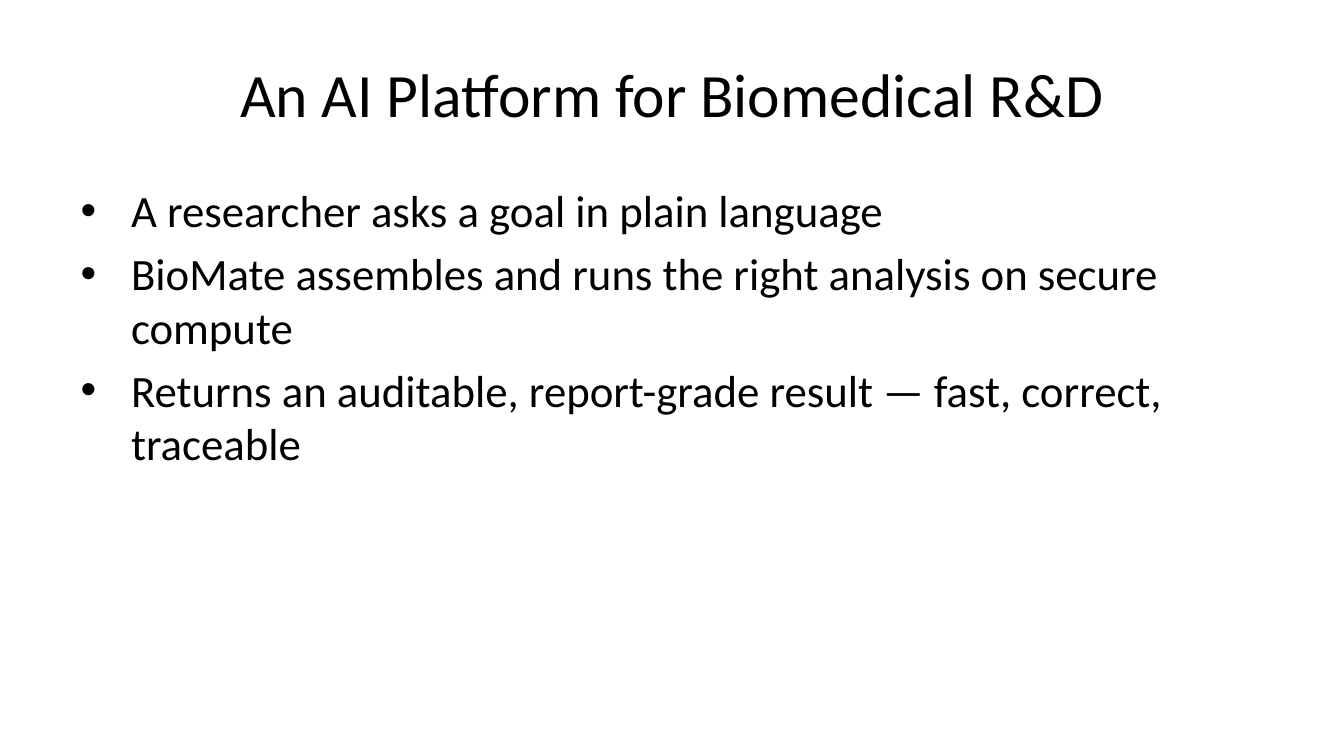
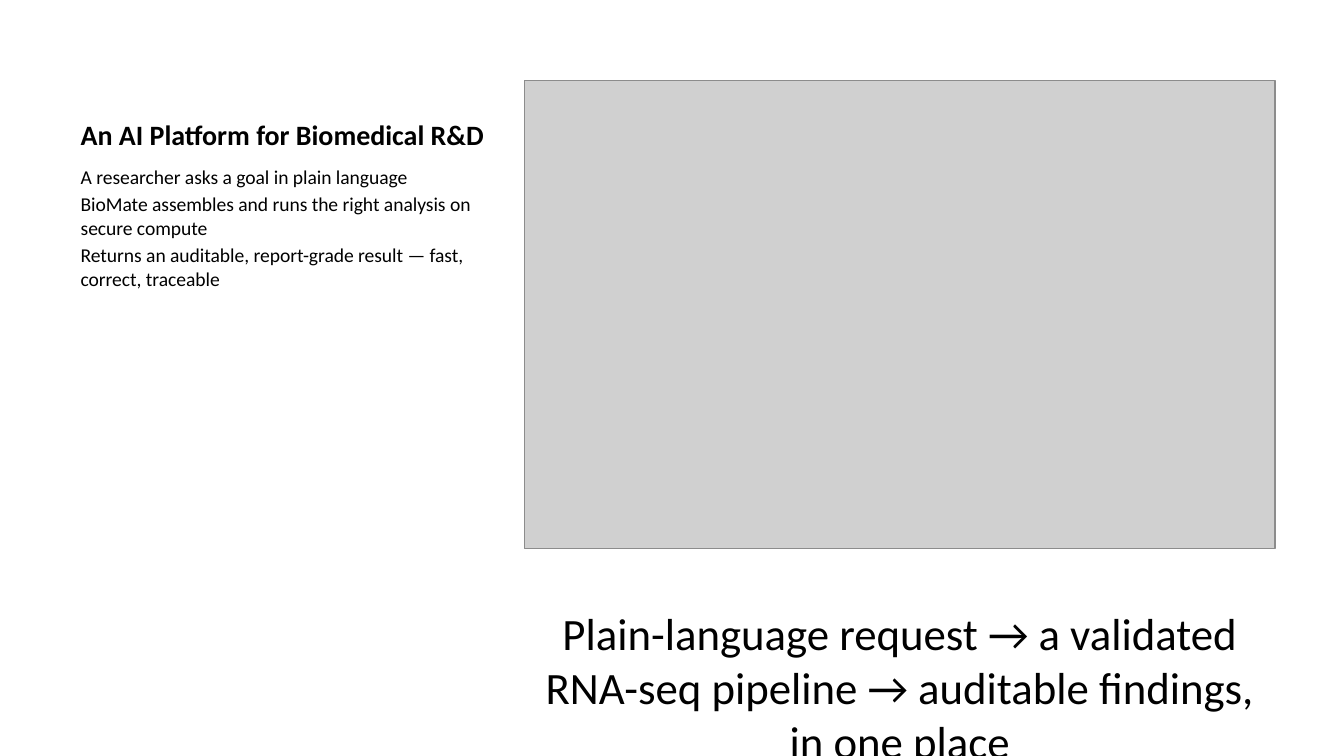
Before and after one commit to bioMate-AI/biomate-bioconductor-kb, a slide deck: slide 2 of docs/BioMate_China_Partnership_Deck_EN.pptx. Drawn at 1344x756 pixels with LibreOffice and Linux fonts; fonts in the diff are those of the drawing; grey boxes stand for pictures. Boxes give left, top, right and bottom in pixels: in the first picture for what was removed or moved away, otherwise in the second. Text is boxed around its words. In the diff, an @@ line names an element or a change of style, - is before the commit and + after.

```diff
--- a/docs/BioMate_China_Partnership_Deck_EN.pptx
+++ b/docs/BioMate_China_Partnership_Deck_EN.pptx
@@ title "An AI Platform for Biomedical ..." at [81,125,484,146]: size 33 to 15 pt, bold on; alignment centre to left; vertical alignment middle to bottom @@
@@ picture added at [524,81,1274,550] @@
@@ text "A researcher asks a goal ...": place and size @@
-text "A researcher asks a goal ..." at [131,196,1161,461]
+text "A researcher asks a goal ..." at [81,170,471,289]
@@ text "A researcher asks a goal ..." at [81,170,471,289]: size 24 to 10.5 pt; bullet • to none; less space between paragraphs @@
@@ text added at [546,619,1253,712], 24 pt, text #000000 @@
+Plain-language request → a validated RNA-seq pipeline → auditable findings, in one place
```
Also in this commit, not shown: 3 other slides changed, 9 other files.
